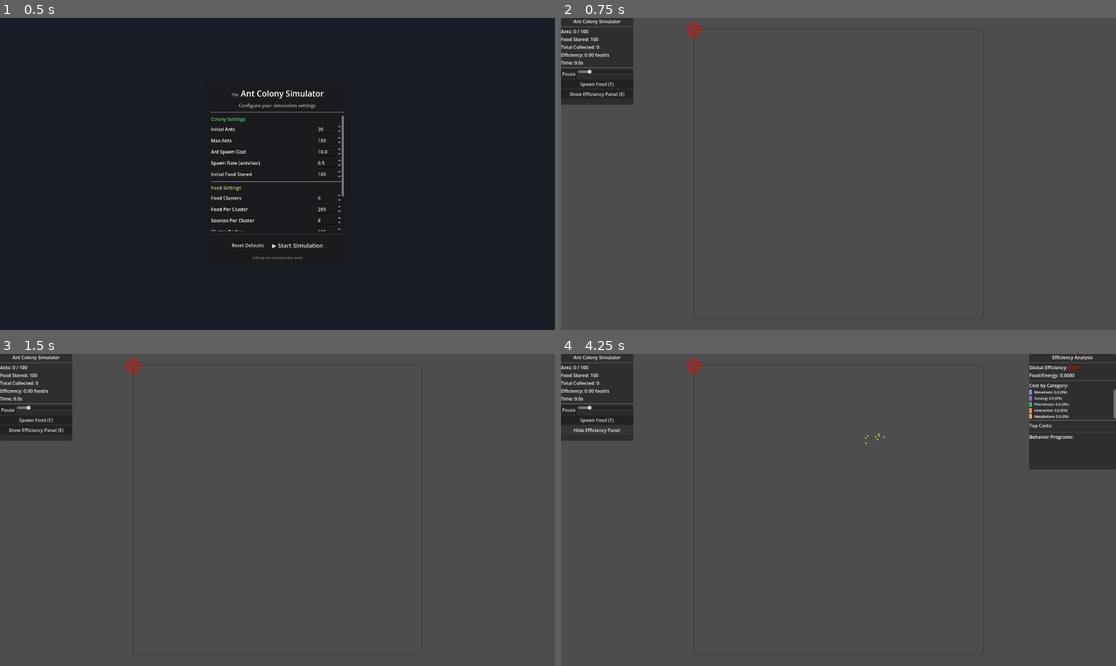
Above: before the commit, frames 1-4 (two rows, left to right).
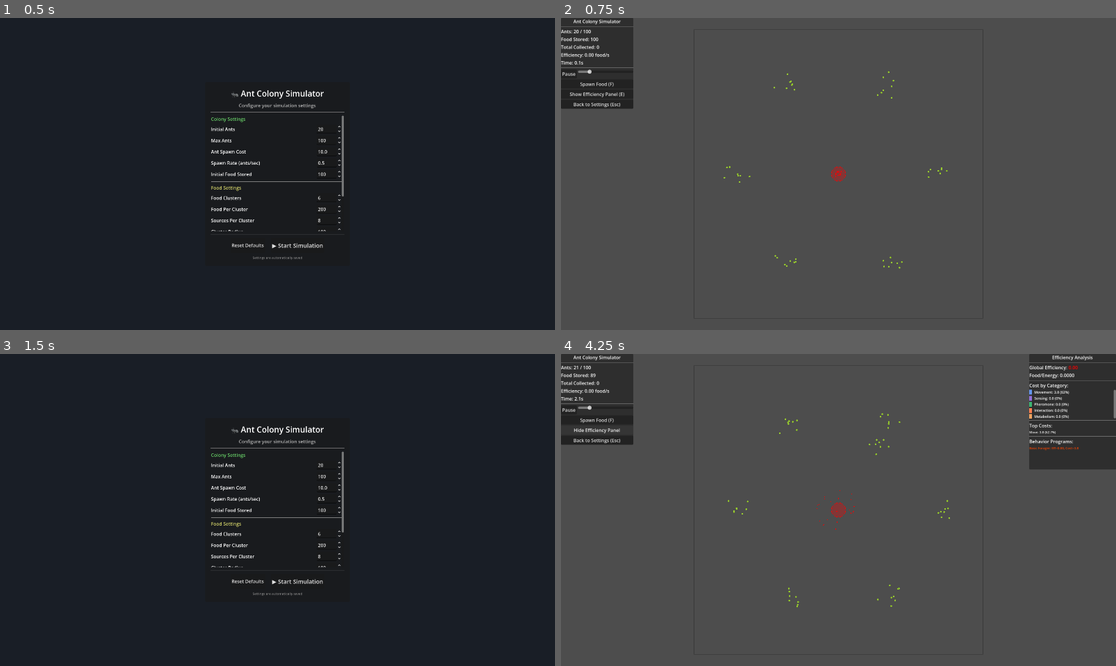
Above: after the commit, the same moments.

Repository: Ctharo/MoreAnts
Game: Godot game, scene res://scenes/game_entry.tscn
Same seed, same stepped clock (60 frames per second), same inputs: the game is played once before the commit and once after it.
Inputs (mouse positions are in pixels of both pictures, inside the frame that each line leads up to):
- Up to frame 1 (0.5 s): no input
- Up to frame 2 (0.75 s): click "▶ Start Simulation" at 0.5 s
- Up to frame 3 (1.5 s): click (38, 441) at 1.25 s, where only the run after the commit has a clickable "Back to Settings (Esc)"
- Up to frame 4 (4.25 s): click (860, 581) at 2 s, where only the run after the commit has a clickable "▶ Start Simulation"; click "Spawn Food (F)" at 2.75 s; click "Show Efficiency Panel (E)" at 3.5 s

Frame 1 is identical in both runs. In frame 2, 0.5% of the frame differs, in the area x 0-70%, y 1-81%; in frame 3, 97%, in the area x 0-100%, y 0-100%; in frame 4, 0.8%.
Error before the commit: Invalid access to property or key 'pressed' on a base object of type 'null instance'. (res://main.gd:47)

Commit message:
Add 'Back to Settings' button to main scene
Introduces a new button labeled 'Back to Settings (Esc)' in the main scene's UI. Also updates unique_id and resource references in game_entry.tscn for consistency.

Diff:
--- a/scenes/game_entry.tscn
+++ b/scenes/game_entry.tscn
@@ -1,9 +1,9 @@
 [gd_scene format=3 uid="uid://jstm3ey4pcrt"]
 
-[ext_resource type="Script" path="res://scripts/game_entry.gd" id="1_entry"]
-[ext_resource type="PackedScene" uid="uid://cset7ingsscr33n" path="res://scenes/settings_screen.tscn" id="2_settings"]
+[ext_resource type="Script" uid="uid://bd50gkpouqbmy" path="res://scripts/game_entry.gd" id="1_entry"]
+[ext_resource type="PackedScene" uid="uid://c3eo3py3spkgr" path="res://scenes/settings_screen.tscn" id="2_settings"]
 
-[node name="GameEntry" type="Node"]
+[node name="GameEntry" type="Node" unique_id=1970507908]
 script = ExtResource("1_entry")
 
-[node name="SettingsScreen" parent="." instance=ExtResource("2_settings")]
+[node name="SettingsScreen" parent="." unique_id=66803434 instance=ExtResource("2_settings")]
--- a/scenes/main.tscn
+++ b/scenes/main.tscn
@@ -79,6 +79,10 @@
 [node name="ToggleEfficiency" type="Button" parent="UI/StatsPanel/VBox" unique_id=1123286276]
 layout_mode = 2
 text = "Show Efficiency Panel (E)"
+
+[node name="BackToSettings" type="Button" parent="UI/StatsPanel/VBox"]
+layout_mode = 2
+text = "Back to Settings (Esc)"
 
 [node name="CostPanel" type="PanelContainer" parent="UI" unique_id=2054933258]
 visible = false
